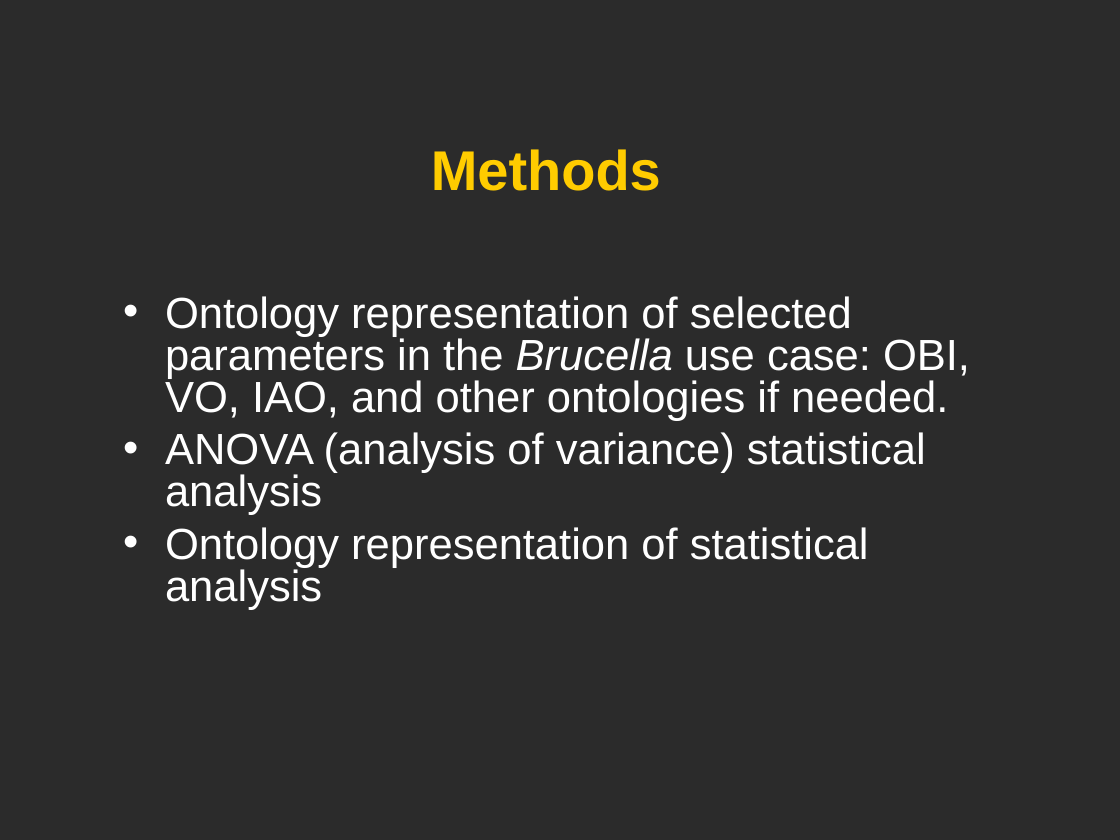
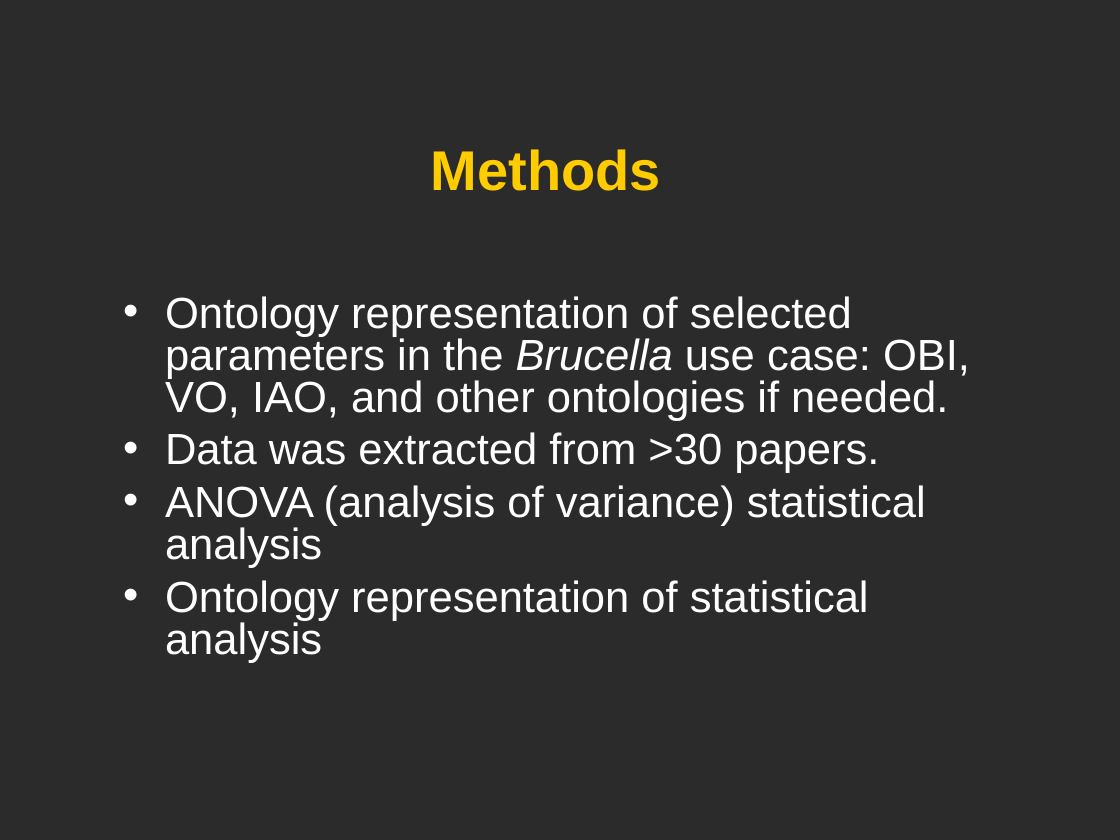
Before and after one commit to obi-ontology/obi-legacy-svn, a slide deck: slide 7 of trunk/docs/developer/use cases/Vaccine_usercase_Vancouver2010.ppt. Drawn at 1120x840 pixels with LibreOffice and Linux fonts; fonts in the diff are those of the drawing; background and template pictures are left out; a plain dark background stands for a picture behind light text. Boxes give left, top, right and bottom in pixels: in the first picture for what was removed or moved away, otherwise in the second. Text is boxed around its words. In the diff, an @@ line names an element or a change of style, - is before the commit and + after.

Commit message:
updates

```diff
--- a/trunk/docs/developer/use cases/Vaccine_usercase_Vancouver2010.ppt
+++ b/trunk/docs/developer/use cases/Vaccine_usercase_Vancouver2010.ppt
@@ text at (165, 432, 879, 473): paragraph added @@
+• Data was extracted from >30 papers.
```
